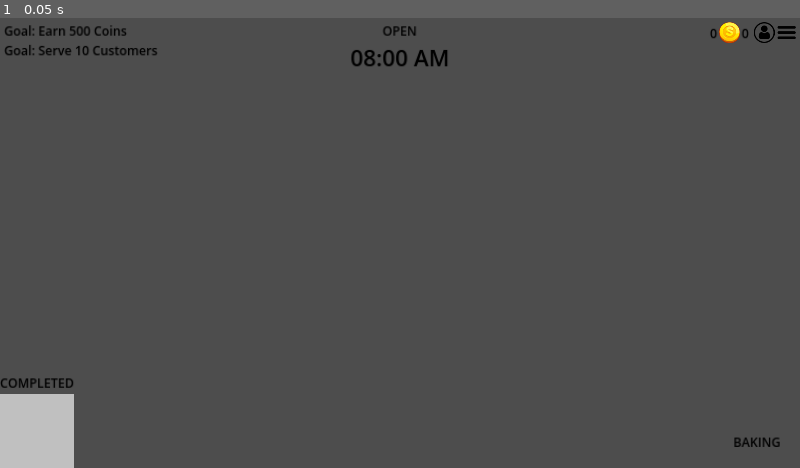
Above: before the commit, frame 1.
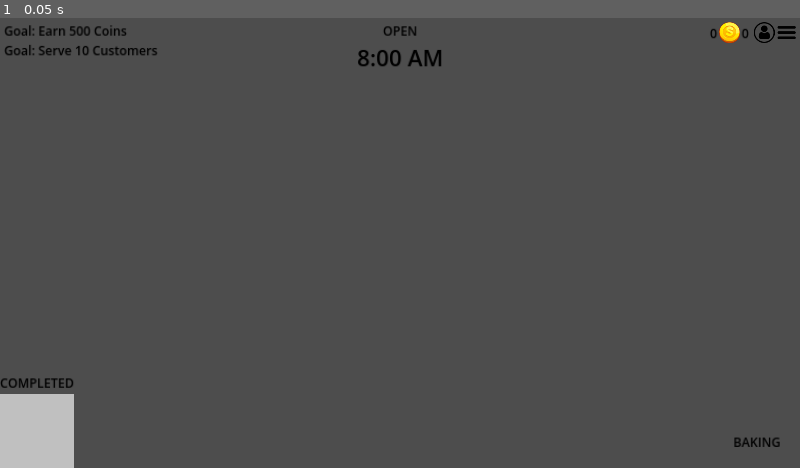
Above: after the commit, the same moment.

Repository: anj0la/BakingFrenzy
Game: Godot game, scene res://scenes/HUD.tscn
The game is run twice, just before and just after one commit, with the same random seed, the same clock (stepped at 60 frames per second) and the same inputs. The project has no main scene, so this scene is started directly.
Inputs:
- Up to frame 1 (0.05 s): no input

The runs differ from the first frame. In frame 1, 0.3% of the frame differs, in the area x 43-56%, y 2-11%.

Commit message:
Connected timer display to the correct text label on HUD. Changes as intended.

Diff:
--- a/scripts/HUD.gd
+++ b/scripts/HUD.gd
@@ -3,22 +3,23 @@
 const BASE_RATE: int = 5
 @export var seconds_per_in_game_hour: int # 6, 12, 18
 var current_in_game_hour: float # 8.0, 8.1
-var increment_interval: float # Define the interval at which to increment in-game time by 0.1 hours
+var increment_interval: int # Define the interval at which to increment in-game time by 0.1 hours.
 
 # Called when the node enters the scene tree for the first time.
 func _ready() -> void:
-	increment_interval = seconds_per_in_game_hour / BASE_RATE
-	current_in_game_hour = 13.0 # Start at 8:00 AM.
+	increment_interval = int(seconds_per_in_game_hour / BASE_RATE) # 6 / 5 =
+	current_in_game_hour = 8.0 # Start at 8:00 AM.
 	display_time_in_hud(current_in_game_hour)
 
-# Time goes from 8:00 AM to 6:00 PM -> 10 intervals
+# Updates the in-game time based on the remaining seconds.
+# IMPORTANT NOTES
+# The time goes from 8:00 AM to 6:00 PM daily (10 hours).
 # 6 seconds = 1 hour (10 minutes per second): 10 hours in-game takes 60 seconds in real time.
-# 9 seconds = 1 hour (10 minutes per 1.5 seconds): 10 hours takes 90 seconds.
-# 12 seconds = 1 hour (10 minutes per 2 seconds): 10 hours takes 120 seconds.
-# Updates the in-game time based on the remaining seconds.
+# 12 seconds = 1 hour (10 minutes per 2 seconds): 10 hours in-game takes 120 seconds.
+# 18 seconds = 1 hour (10 minutes per 3 seconds): 10 hours in-game takes 180 seconds.
 func update_time_indicator(remaining_seconds: int) -> void:
 	# Currently, hour changes every 24 seconds. 8.0 -> 8.5 -> 9.0.
-	if remaining_seconds % int(increment_interval) == 0:
+	if remaining_seconds % increment_interval == 0:
 		if current_in_game_hour - floor(current_in_game_hour) < 0.5:
 			current_in_game_hour += 0.1
 		else:
@@ -28,22 +29,29 @@
 	# Display in HUD
 	display_time_in_hud(current_in_game_hour)
 
+# Displays the in-game time on the HUD.
 func display_time_in_hud(in_game_hour: float) -> void:
+	# Get hours, minutes and AM/PM indicator.
 	var hours = int(in_game_hour)
 	var minutes = round((in_game_hour - floor(in_game_hour)) * 100)
 	var am_pm_indicator = " AM" if hours < 12 else " PM"
 
-	# Convert hours to 12-hour format for display
+	# Convert hours to 12-hour format for display.
 	var display_hour = hours if hours <= 12 else hours - 12
 	if display_hour == 0:
 		display_hour = 12  # Handle 12 AM/PM edge case
 
-	# Format minutes with padding
+	# Format minutes with padding.
 	var display_minutes = str(minutes).pad_zeros(2)
+	var in_game_hour_str = str(display_hour) + ":" + display_minutes + am_pm_indicator
 	print(str(display_hour) + ":" + display_minutes + am_pm_indicator)
+	$MainControl/StatusTimeContainer/TimeIndicator.text = in_game_hour_str
 
-	# print(str(hours) + ":" + "00" if minutes < 1 else str(minutes) + am_pm_indicator)
 
+
+func reset_time_indicator() -> void:
+	current_in_game_hour = 8.0 # Start at 8:00 AM.
+	display_time_in_hud(current_in_game_hour)
 
 
 
